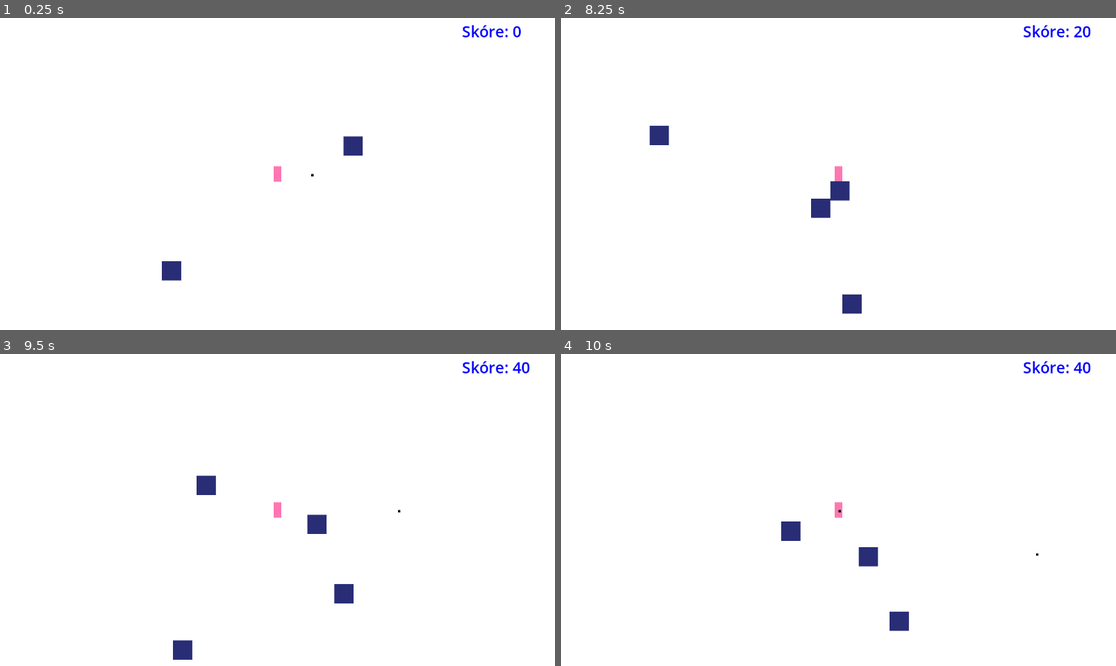
Above: before the commit, frames 1-4 (two rows, left to right).
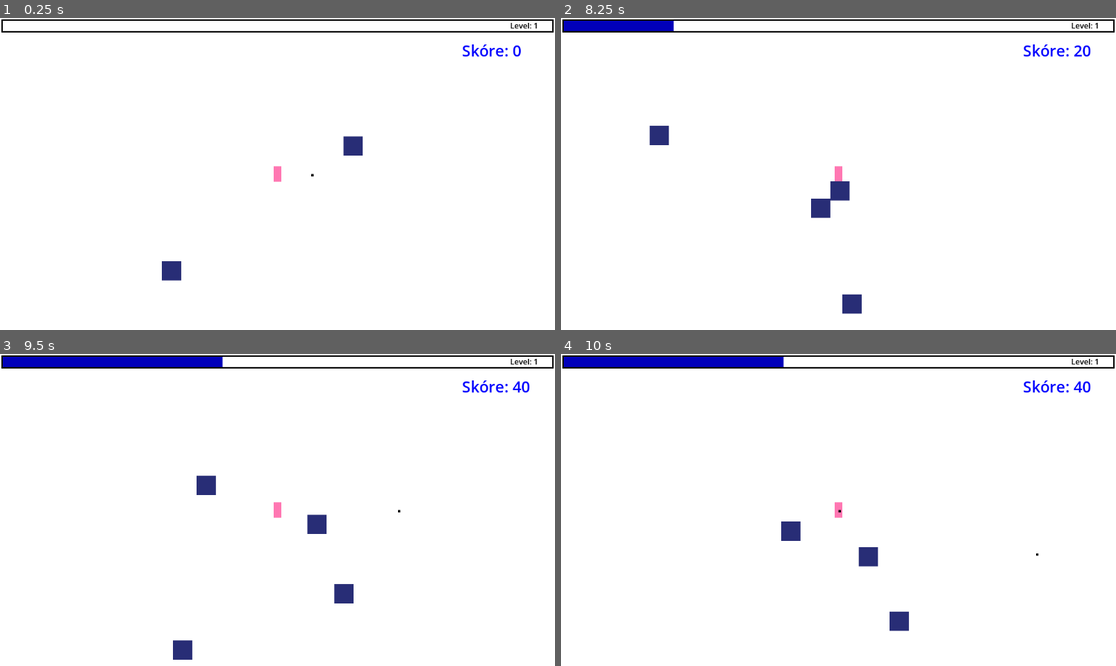
Above: after the commit, the same moments.

Repository: TaroAsukai/Catboy-Survivors
Game: Godot game, scene res://MainScene/game.tscn
Same seed, same stepped clock (60 frames per second), same inputs: the game is played once before the commit and once after it.
Inputs:
- Up to frame 1 (0.25 s): no input
- Up to frame 2 (8.25 s): hold D (moveRight) 0.53-1.28 s; hold S (moveDown) 1.28-2.03 s; hold D (moveRight) 2.03-2.78 s; hold W (moveUp) 2.78-3.53 s; hold A (moveLeft) 3.53-5.03 s; hold S (moveDown) 5.03-5.78 s; hold D (moveRight) 5.78-6.53 s; hold W (moveUp) 6.53-7.28 s; hold D (moveRight) 7.28-8.03 s; hold S (moveDown) from 8.03 s (still down)
- Up to frame 3 (9.5 s): release S (moveDown) at 8.78 s; hold A (moveLeft) from 8.78 s (still down)
- Up to frame 4 (10 s): release A (moveLeft) at 9.53 s; hold W (moveUp) from 9.53 s (still down)

The runs differ from the first frame. In frame 1, 1.5% of the frame differs, in the area x 0-100%, y 0-13%; in frame 2, 2.2%; in frame 3, 2.8%; in frame 4, 2.8%.

Commit message:
added raw leveling system
There's no ability upgrades yet

Diff:
--- a/Enemy/Enemy.gd
+++ b/Enemy/Enemy.gd
@@ -3,6 +3,9 @@
 var speed = 80
 var HP = 3
 var player = null
+
+var expCrystal = preload("res://Experience/Experience.tscn")
+@export var exp = 1
 
 func _ready():
 	player = get_node("../Player")
@@ -21,4 +24,8 @@
 		HP -= dmg
 	else:
 		player.update_score(20)
+		var newCrystal = expCrystal.instantiate()
+		newCrystal.global_position = global_position
+		newCrystal.experience = exp
+		get_parent().call_deferred("add_child", newCrystal)
 		queue_free()
--- /dev/null
+++ b/Experience/Experience.gd
@@ -0,0 +1,14 @@
+extends Area2D
+
+@export var experience = 1
+var target = null
+var speed = 0
+
+func _physics_process(delta):
+	if target != null:
+		global_position = global_position.move_toward(target.global_position, speed)
+		speed += 4*delta
+
+func collect():
+	queue_free()
+	return experience
--- /dev/null
+++ b/Experience/Experience.tscn
@@ -0,0 +1,21 @@
+[gd_scene load_steps=4 format=3 uid="uid://cx5qo0mnqcpm7"]
+
+[ext_resource type="Script" path="res://Experience/Experience.gd" id="1_c86xy"]
+[ext_resource type="Texture2D" uid="uid://du661pryp0xyr" path="res://Experience/experience.png" id="1_ty17s"]
+
+[sub_resource type="CircleShape2D" id="CircleShape2D_6by6f"]
+radius = 5.09902
+
+[node name="Experience" type="Area2D" groups=["loot"]]
+collision_layer = 16
+collision_mask = 0
+script = ExtResource("1_c86xy")
+
+[node name="Sprite2D" type="Sprite2D" parent="."]
+texture_filter = 1
+texture = ExtResource("1_ty17s")
+
+[node name="CollisionShape2D" type="CollisionShape2D" parent="."]
+shape = SubResource("CircleShape2D_6by6f")
+
+[connection signal="area_entered" from="." to="." method="_on_area_entered"]
--- a/Player/Player.tscn
+++ b/Player/Player.tscn
@@ -23,6 +23,32 @@
 font_size = 32
 font_color = Color(0, 0, 1, 1)
 
+[sub_resource type="CapsuleShape2D" id="CapsuleShape2D_sxche"]
+height = 40.0
+
+[sub_resource type="CircleShape2D" id="CircleShape2D_b4v1d"]
+radius = 63.0
+
+[sub_resource type="StyleBoxFlat" id="StyleBoxFlat_08sly"]
+bg_color = Color(0.6, 0.6, 0.6, 0)
+border_width_left = 3
+border_width_top = 3
+border_width_right = 3
+border_width_bottom = 3
+border_color = Color(0, 0, 0, 1)
+
+[sub_resource type="StyleBoxFlat" id="StyleBoxFlat_y4gwp"]
+bg_color = Color(0.00392157, 0, 0.729412, 1)
+border_width_left = 3
+border_width_top = 3
+border_width_right = 3
+border_width_bottom = 3
+border_color = Color(0.8, 0.8, 0.8, 0)
+
+[sub_resource type="LabelSettings" id="LabelSettings_2ghdt"]
+font_color = Color(0, 0, 0, 1)
+outline_size = 3
+
 [node name="Player" type="CharacterBody2D"]
 collision_mask = 13
 script = ExtResource("1_5ealv")
@@ -41,8 +67,54 @@
 
 [node name="ScoreLabel" type="Label" parent="."]
 offset_left = 383.0
-offset_top = -319.0
+offset_top = -279.0
 offset_right = 488.0
-offset_bottom = -274.0
+offset_bottom = -234.0
 text = "Skóre: "
 label_settings = SubResource("LabelSettings_kayy3")
+
+[node name="CollectArea" type="Area2D" parent="."]
+collision_layer = 0
+collision_mask = 16
+
+[node name="CollisionShape2D" type="CollisionShape2D" parent="CollectArea"]
+shape = SubResource("CapsuleShape2D_sxche")
+
+[node name="GrabArea" type="Area2D" parent="."]
+collision_layer = 0
+collision_mask = 16
+
+[node name="CollisionShape2D" type="CollisionShape2D" parent="GrabArea"]
+shape = SubResource("CircleShape2D_b4v1d")
+
+[node name="GUILayer" type="CanvasLayer" parent="."]
+
+[node name="GUI" type="Control" parent="GUILayer"]
+layout_mode = 3
+anchors_preset = 0
+offset_right = 1152.0
+offset_bottom = 648.0
+
+[node name="ExpBar" type="ProgressBar" parent="GUILayer/GUI"]
+unique_name_in_owner = true
+layout_mode = 0
+offset_left = 3.0
+offset_top = 3.0
+offset_right = 1149.0
+offset_bottom = 30.0
+theme_override_styles/background = SubResource("StyleBoxFlat_08sly")
+theme_override_styles/fill = SubResource("StyleBoxFlat_y4gwp")
+show_percentage = false
+
+[node name="LevelLabel" type="Label" parent="GUILayer/GUI/ExpBar"]
+unique_name_in_owner = true
+layout_mode = 0
+offset_left = 1056.0
+offset_top = 1.0
+offset_right = 1135.0
+offset_bottom = 28.0
+text = "Level: 1"
+label_settings = SubResource("LabelSettings_2ghdt")
+
+[connection signal="area_entered" from="CollectArea" to="." method="_on_collect_area_area_entered"]
+[connection signal="area_entered" from="GrabArea" to="." method="_on_grab_area_area_entered"]
--- a/Scripts/Player.gd
+++ b/Scripts/Player.gd
@@ -1,11 +1,22 @@
 extends CharacterBody2D
+
 
 
 var projectile_scene = preload("res://Player/Bullets/Magic_Ball.tscn")
 var melee_scene = preload("res://Player/Melee/melee.tscn")
 var score = 0  # Skóre hráče
+var speed = 200
+
+var exp = 0
+var level = 1
+var expCollected = 0
+
+@onready var expBar = get_node("%ExpBar")
+@onready var levelLabel = get_node("%LevelLabel")
 
 func _ready():
+	set_exp_bar(exp, calculate_experience_cap())
+
 	# Nastavení časovače
 	var timer = Timer.new()
 	var timer_melee = Timer.new()
@@ -28,7 +39,7 @@
 
 func _physics_process(_delta):
 	var direction = Input.get_vector("moveLeft", "moveRight", "moveUp", "moveDown")
-	velocity = direction * 200
+	velocity = direction * speed
 	move_and_slide()
 
 
@@ -59,3 +70,45 @@
 func update_score(points):
 	score += points
 	$ScoreLabel.text = "Skóre: " + str(score)
+
+
+func _on_grab_area_area_entered(area):
+	if area.is_in_group("loot"):
+		area.target = self
+
+
+func _on_collect_area_area_entered(area):
+	if area.is_in_group("loot"):
+		var expCrystal = area.collect()
+		calculate_experience(expCrystal)
+
+
+func calculate_experience(expCrystal):
+	var expRequired = calculate_experience_cap()
+	expCollected += expCrystal
+	if (exp + expCollected >= expRequired):		#level up
+		expCollected -= expRequired - exp
+		level += 1
+		levelLabel.text = str("level: ", level)
+		exp = 0
+		expRequired = calculate_experience_cap()
+		calculate_experience(0)
+	else:
+		exp += expCollected
+		expCollected = 0
+
+	set_exp_bar(exp, expRequired)
+
+func calculate_experience_cap():
+	var experience_cap = level
+	if (level < 20):
+		experience_cap = level * 5
+	elif (level < 40):
+		experience_cap = 95 + (level - 19) * 8
+	else:
+		experience_cap = 255 + (level - 39) * 12
+	return experience_cap
+
+func set_exp_bar(set_value = 1, set_max_value = 100):
+	expBar.value = set_value
+	expBar.max_value = set_max_value
--- a/project.godot
+++ b/project.godot
@@ -44,6 +44,7 @@
 2d_physics/layer_2="Bullet"
 2d_physics/layer_3="Objects"
 2d_physics/layer_4="Enemies"
+2d_physics/layer_5="Loot"
 
 [rendering]
 
Binary file added: Experience/experience.png
Not shown, added: Experience/experience.png.import
Not shown: 1 places in Player/Player.tscn that only renumber resources
Not shown, added: MainScene/gam5667.tmp
